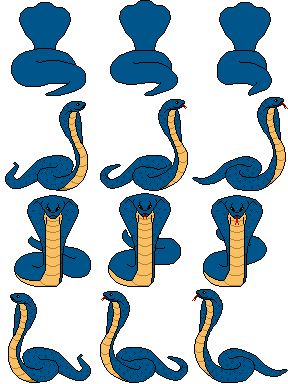
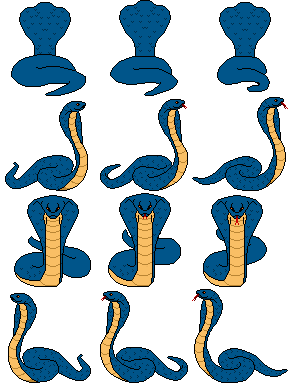
Before/after of a w=288, h=384 layered artwork. What changed in the layer stack:
painted on "tail-front" over (x1=11, y1=48, x2=272, y2=96)
painted on "body" over (x1=20, y1=7, x2=267, y2=278)
painted on "tail-rear" over (x1=39, y1=265, x2=227, y2=274)
